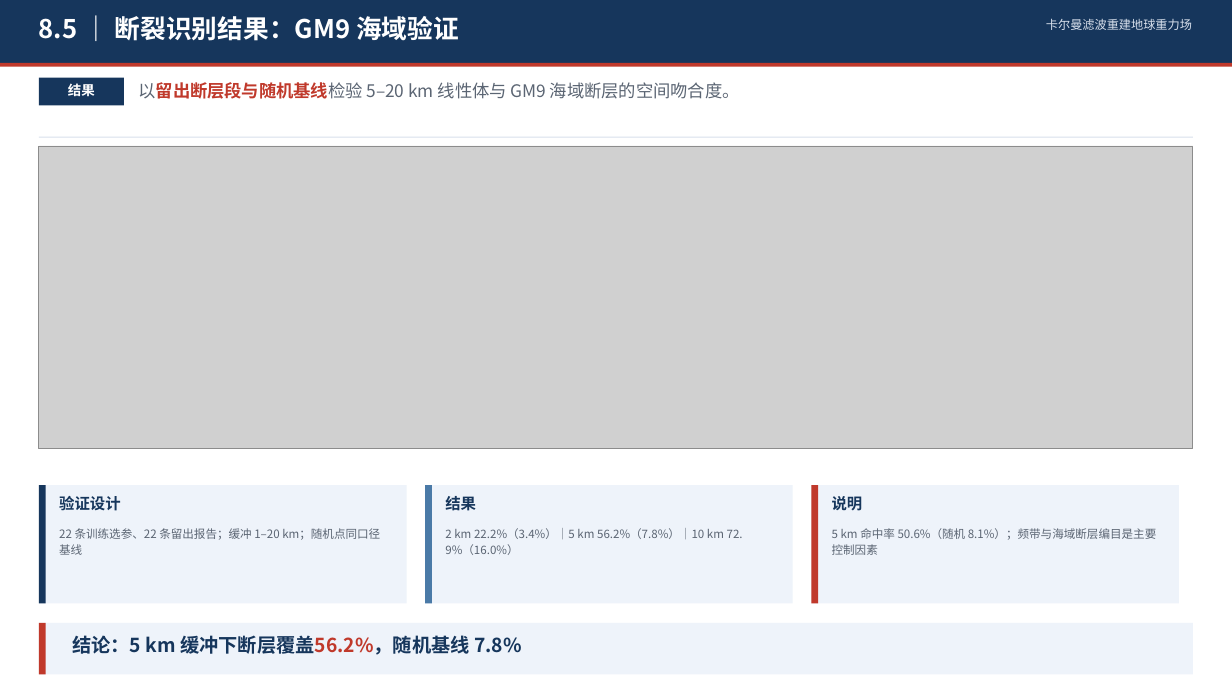
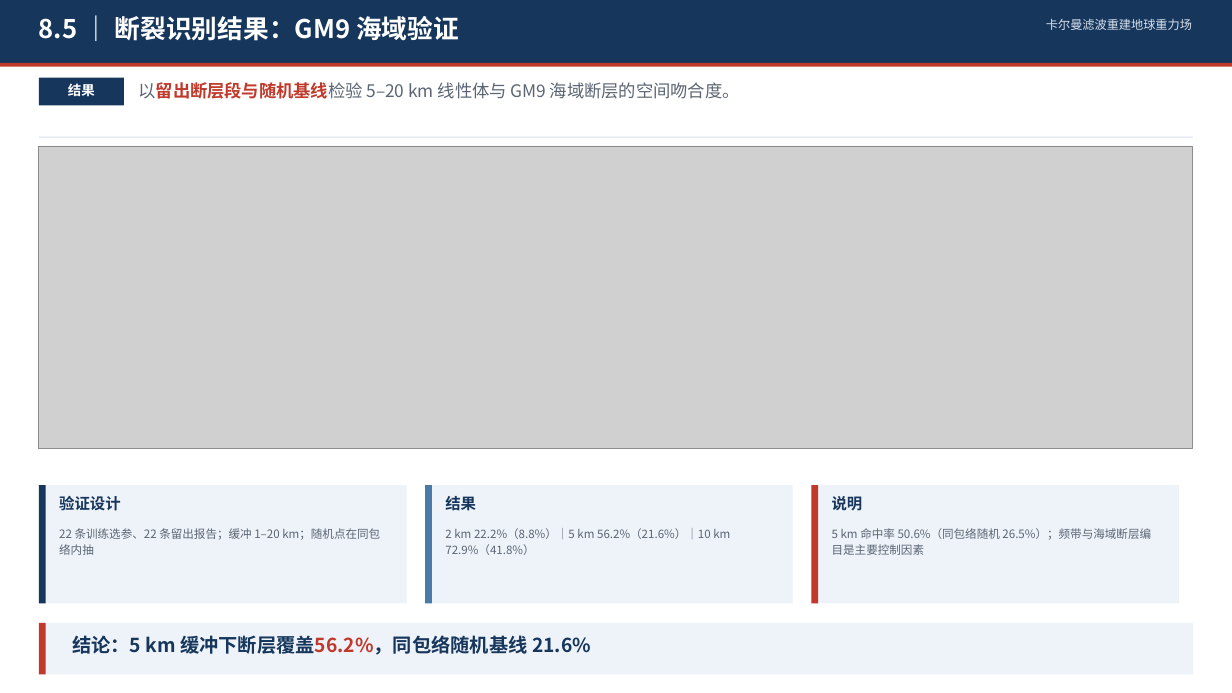
Before and after one commit to shuyunkai/kalman_gravity, a slide deck: slide 18 of ppt/卡尔曼滤波重建地球重力场_含研究内容.pptx. Drawn at 1232x693 pixels with LibreOffice and Linux fonts; fonts in the diff are those of the drawing; grey boxes stand for pictures. Boxes give left, top, right and bottom in pixels: in the first picture for what was removed or moved away, otherwise in the second. Text is boxed around its words. In the diff, an @@ line names an element or a change of style, - is before the commit and + after.

Commit message:
fix: 断层基线改同包络抽样, 地图改真实地形底图
- 随机基线原在全区域抽样被稀释, 改为断层包络内抽样
- 修正后 5 km 覆盖 56.2% vs 21.6%, 2 km 22.2% vs 8.8%
- 反演低通 25 km 经检查为最优
- 断裂地图底图改 GEBCO 晕渲+海岸线

```diff
--- a/ppt/卡尔曼滤波重建地球重力场_含研究内容.pptx
+++ b/ppt/卡尔曼滤波重建地球重力场_含研究内容.pptx
@@ text at (59, 528, 380, 555): text changed @@
-22 条训练选参、22 条留出报告；缓冲 1–20 km；随机点同口径基线
+22 条训练选参、22 条留出报告；缓冲 1–20 km；随机点在同包络内抽
@@ text at (445, 528, 730, 555): text changed @@
-2 km 22.2%（3.4%）｜5 km 56.2%（7.8%）｜10 km 72.9%（16.0%）
+2 km 22.2%（8.8%）｜5 km 56.2%（21.6%）｜10 km 72.9%（41.8%）
@@ text at (832, 528, 1151, 555): text changed @@
-5 km 命中率 50.6%（随机 8.1%）；频带与海域断层编目是主要控制因素
+5 km 命中率 50.6%（同包络随机 26.5%）；频带与海域断层编目是主要控制因素
@@ text at (72, 635, 591, 655): text changed @@
-结论：5 km 缓冲下断层覆盖56.2%，随机基线 7.8%
+结论：5 km 缓冲下断层覆盖56.2%，同包络随机基线 21.6%
```
Also in this commit, not shown: 4 other files.
